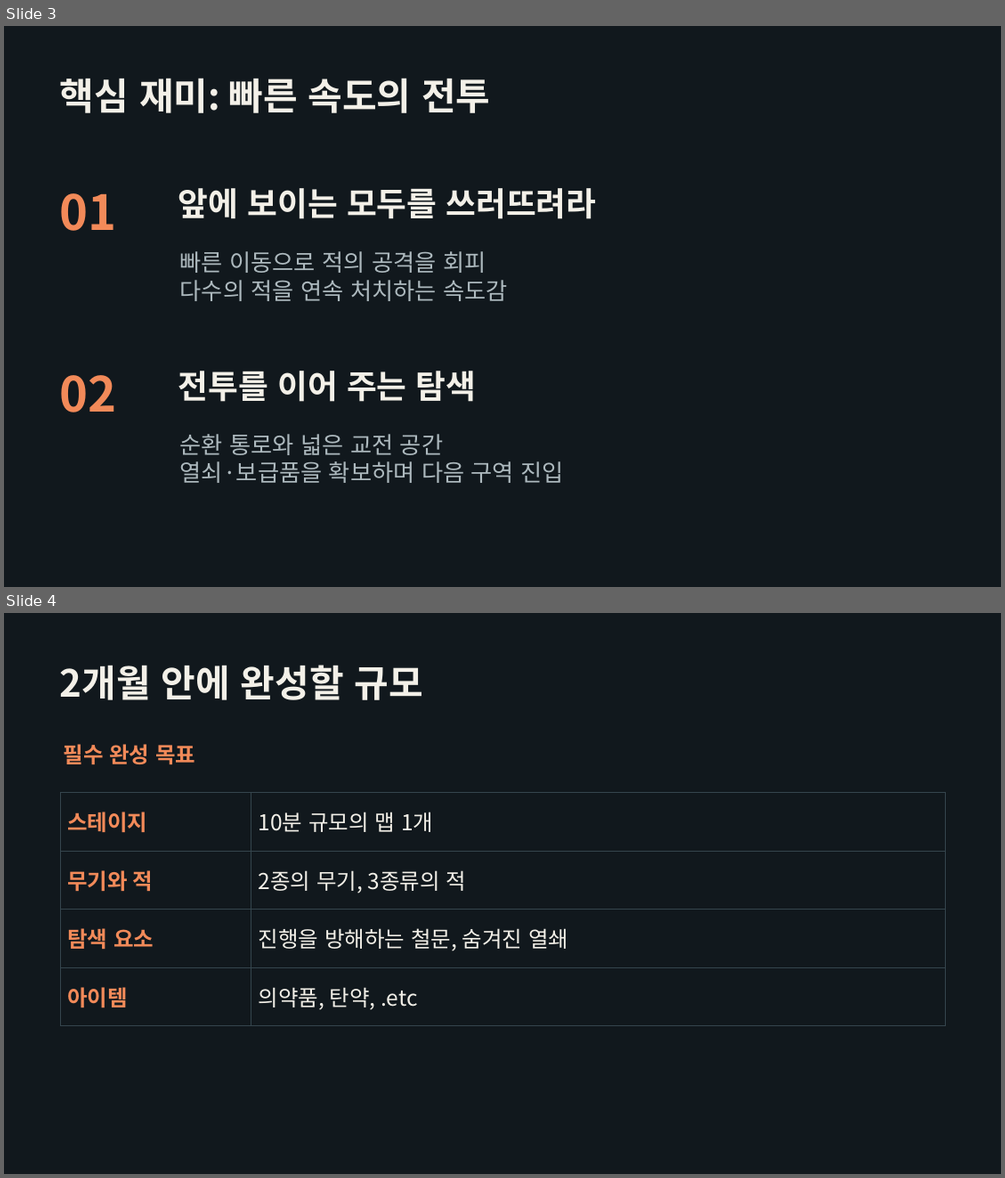
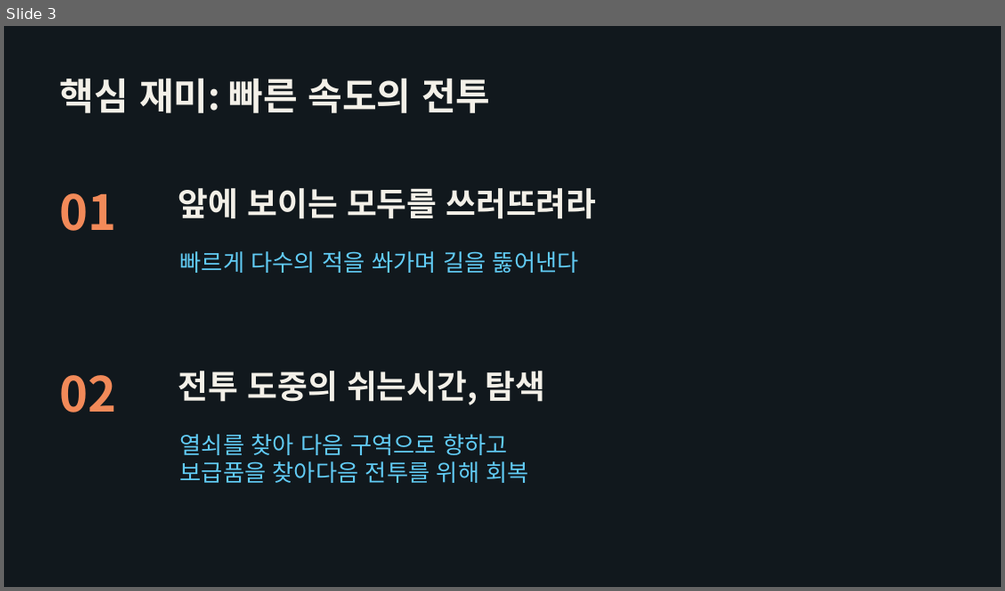
Before and after one commit to sonji3000-cloud/2DGP_Project, a slide deck: presentation/피코슈타인_1차발표.pptx. Shown one above the other, each under a label of ours: slides 3 and 4 before the commit, slide 3 after it. The pictures are 1005x1178 and 1005x591 pixels, drawn with LibreOffice and Linux fonts; fonts in the diff are those of the drawing. Boxes give left, top, right and bottom in pixels: in the first picture for what was removed or moved away, otherwise in the second. Text is boxed around its words. In the diff, an @@ line names an element or a change of style, - is before the commit and + after.

```diff
--- a/presentation/피코슈타인_1차발표.pptx
+++ b/presentation/피코슈타인_1차발표.pptx
@@ slide 4 removed at (4,613,1001,1174), background #11181D @@
@@ text removed at (60,665,423,700) @@
-2개월 안에 완성할 규모
@@ text removed at (64,744,195,764) @@
-필수 완성 목표
@@ table removed at (60,793,945,1026), 4 rows, 2 columns @@
-스테이지 | 10분 규모의 맵 1개
-무기와 적 | 2종의 무기, 3종류의 적
-탐색 요소 | 진행을 방해하는 철문, 숨겨진 열쇄
-아이템 | 의약품, 탄약, .etc
@@ slide 3 changed as well @@
@@ text at (180,251,579,273): text changed; text colour #ADB9BE to #61CBF4 @@
-빠른 이동으로 적의 공격을 회피
-다수의 적을 연속 처치하는 속도감
+빠르게 다수의 적을 쏴가며 길을 뚫어낸다
@@ text at (178,370,545,405): text changed @@
-전투를 이어 주는 탐색
+전투 도중의 쉬는시간, 탐색
@@ text at (180,434,529,483): text changed; text colour #ADB9BE to #61CBF4 @@
-순환 통로와 넓은 교전 공간
-열쇠·보급품을 확보하며 다음 구역 진입
+열쇠를 찾아 다음 구역으로 향하고
+보급품을 찾아다음 전투를 위해 회복
```
Also in this commit, not shown: 4 other slides changed, 2 other files.
